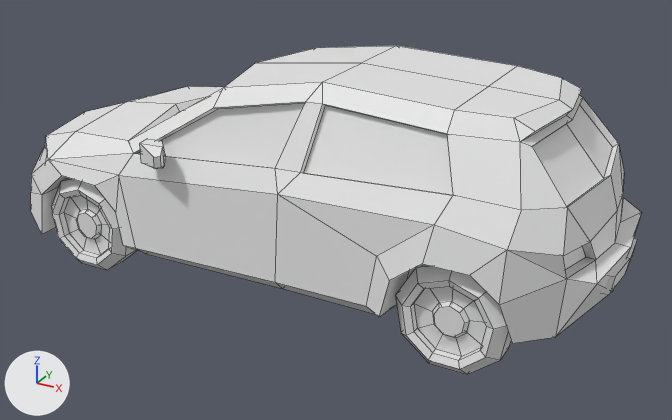
The FBX model Assets/BrokenVector/LowPolyCarPack/Models/Car 3.fbx as it was, and as the next commit left it.
Both versions are drawn from a camera (50 mm lens) standing at (3.43, -1.73, 2.14) and looking at (0.5, 3.6, -0.53). The lights are fixed; the arrows at lower left show +X, +Y and +Z. Mesh edges are drawn as thin lines. Where no turn or scale is listed for an object, it has been applied to the vertices.

Names of what the first picture shows: 'Car 3', 'Wheel3-3', 'Wheel3-4'.
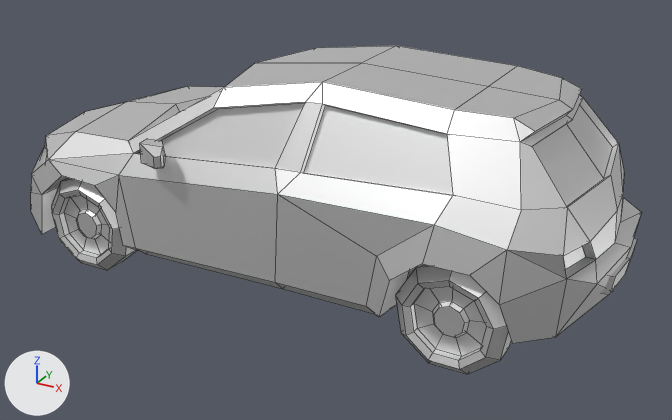
The newer file is also turned or shifted as a whole; pictures and numbers use the older file's frame.

Diff of the bpy script that builds the scene:
```diff
--- a/Assets/BrokenVector/LowPolyCarPack/Models/Car 3.fbx.py
+++ b/Assets/BrokenVector/LowPolyCarPack/Models/Car 3.fbx.py
@@ mat_carwindows @@
 mat_carwindows.roughness = 0.553
+mat_carwindows.metallic = 1.0
@@ mat_carpaint @@
 mat_carpaint.roughness = 0.553
+mat_carpaint.metallic = 1.0
@@ mat_carrubber @@
 mat_carrubber.roughness = 0.553
+mat_carrubber.metallic = 1.0
```

Boxes (x1, y1, x2, y2) around the edits, measured in the pictures (672 x 420 px):
'Car 3', surface changed (white to grey)
    both: (31, 46, 640, 343)
'Wheel3-3', surface changed
    both: (395, 264, 511, 374)
'Wheel3-4', surface changed
    both: (51, 178, 136, 270)
